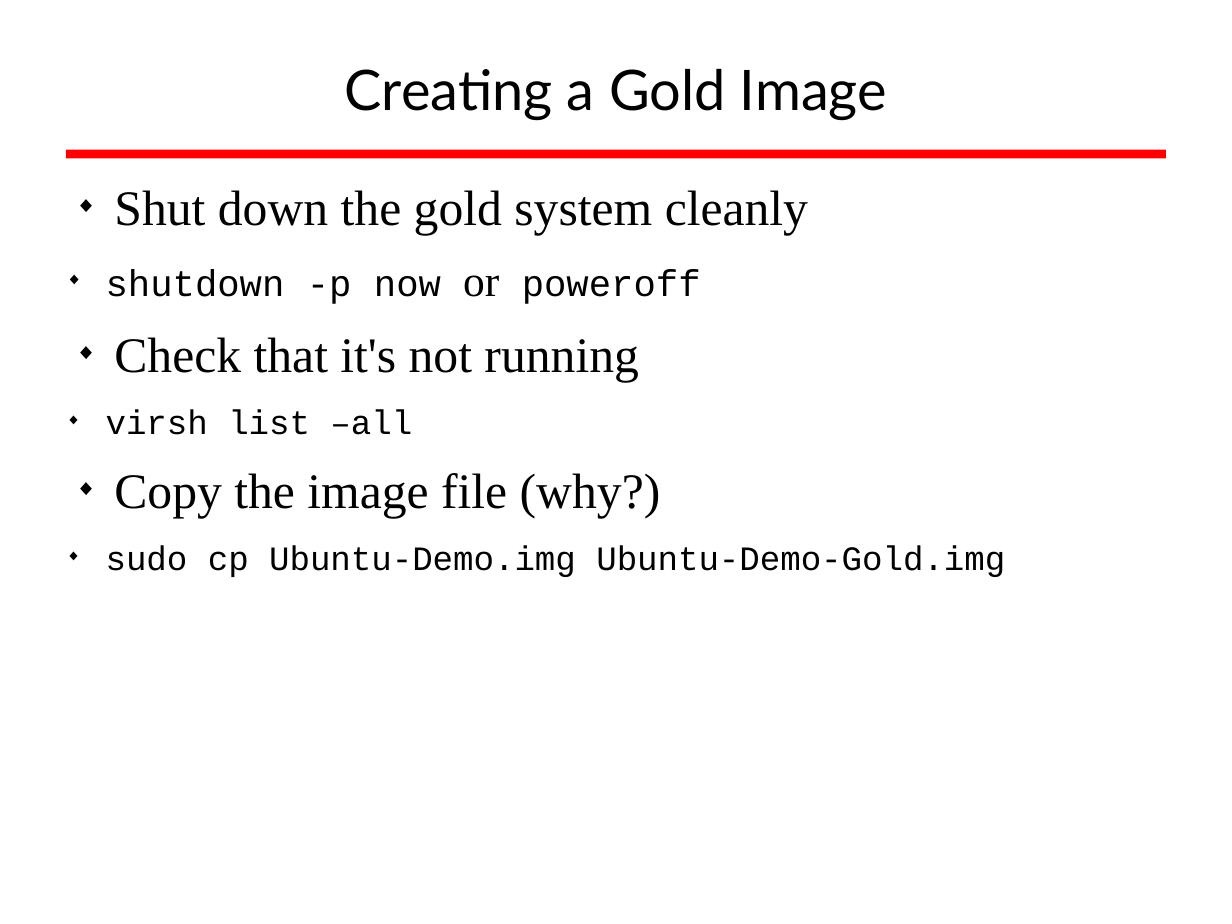
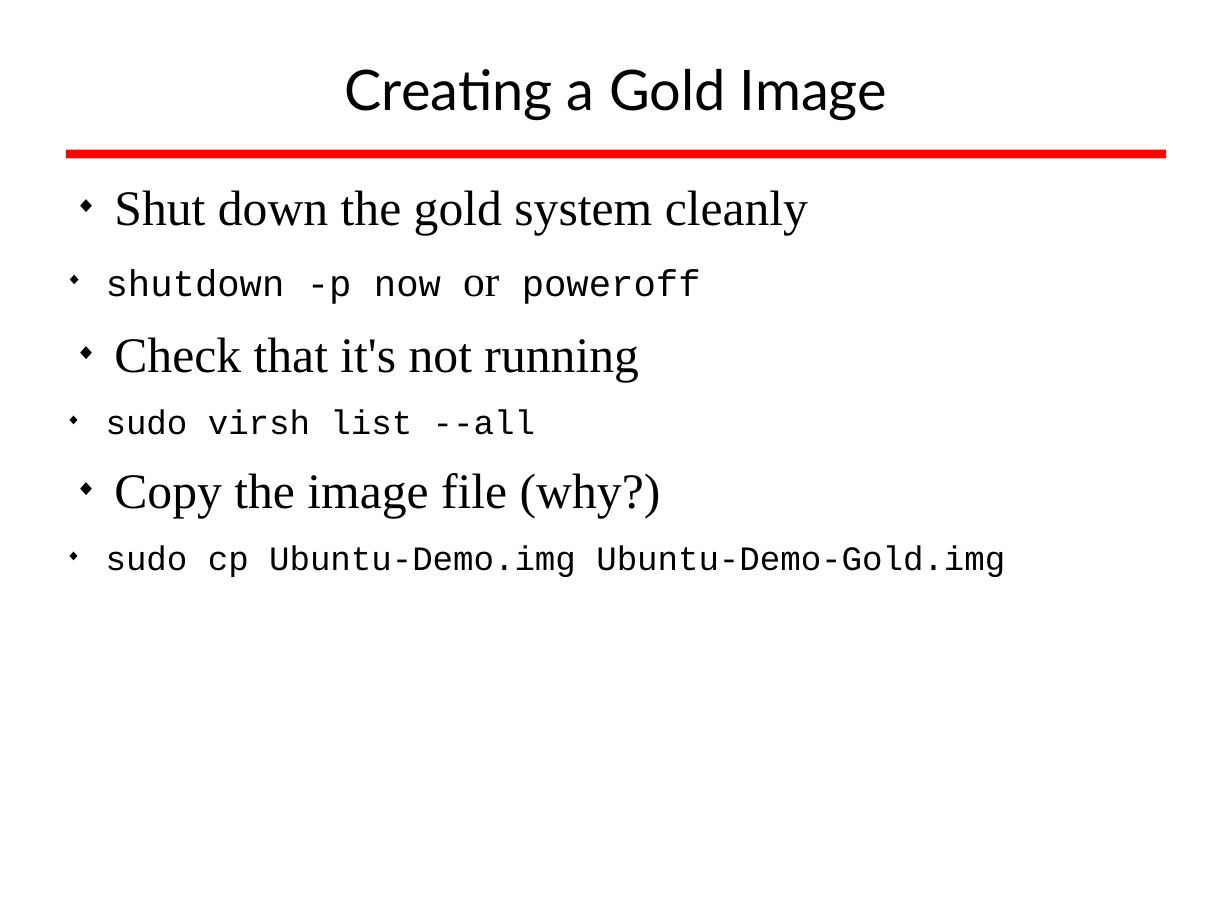
Before and after one commit to afnog/sse, a slide deck: slide 10 of virtualization/afnog_2016_virtualization_kvm_cw.odp. Drawn at 1232x924 pixels with LibreOffice and Linux fonts; fonts in the diff are those of the drawing; background and template pictures are left out. Boxes give left, top, right and bottom in pixels: in the first picture for what was removed or moved away, otherwise in the second. Text is boxed around its words. In the diff, an @@ line names an element or a change of style, - is before the commit and + after.

```diff
--- a/virtualization/afnog_2016_virtualization_kvm_cw.odp
+++ b/virtualization/afnog_2016_virtualization_kvm_cw.odp
@@ text at [106,409,535,435]: text changed @@
-  ◆ virsh list –all
+  ◆ sudo virsh list --all
```
Also in this commit, not shown: 3 other slides changed, 1 slide added.
